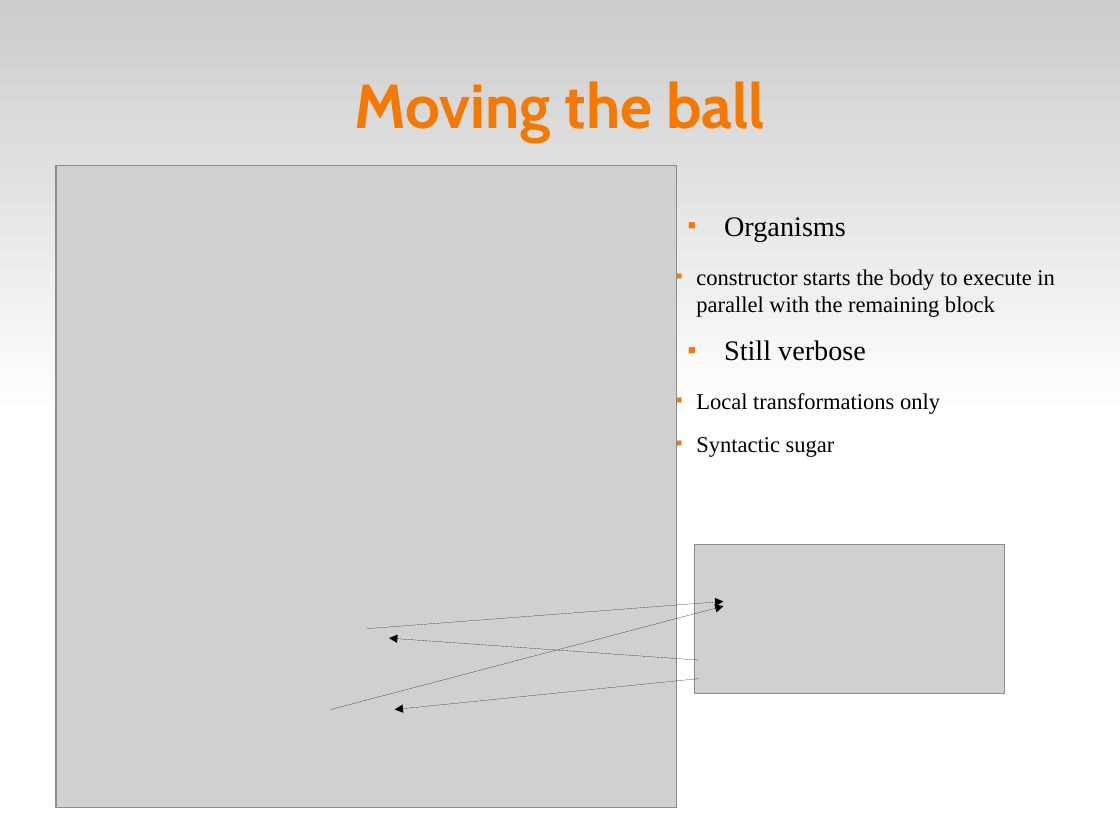
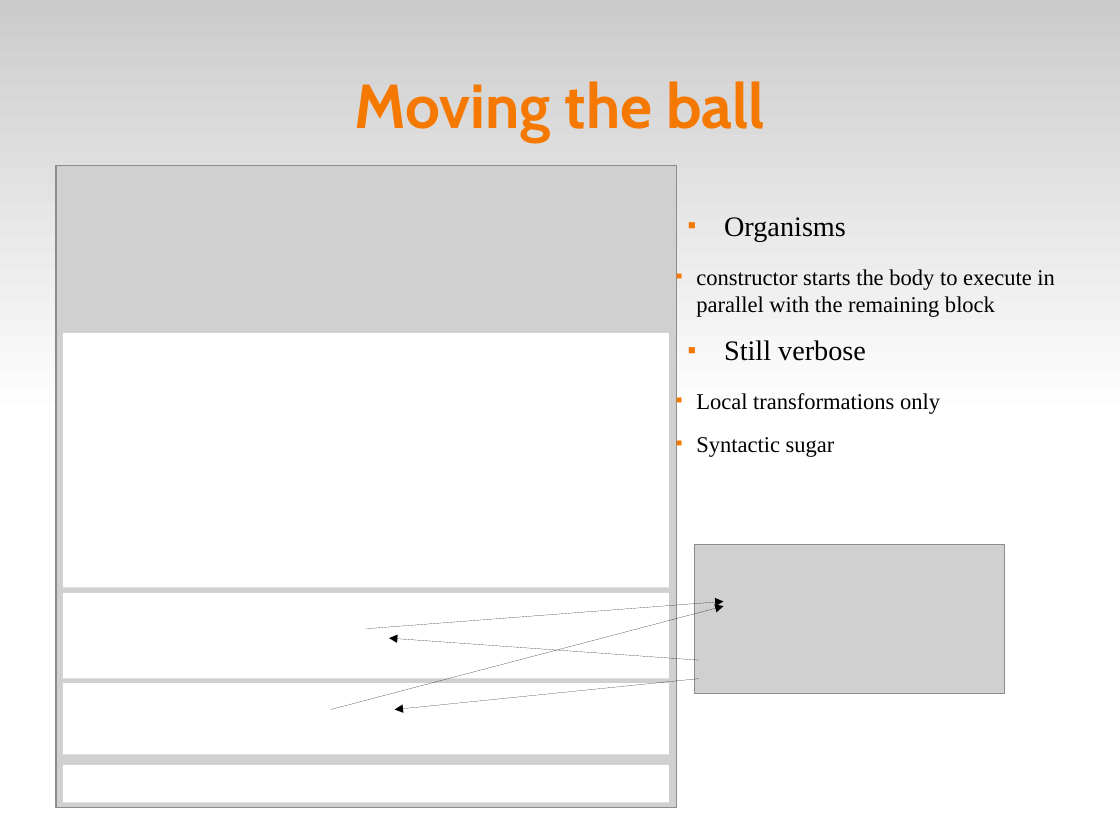
Before and after one commit to fsantanna-no/ceu-docs, a slide deck: slide 9 of ceu_curryon.odp. Drawn at 1120x840 pixels with LibreOffice and Linux fonts; fonts in the diff are those of the drawing; grey boxes stand for pictures. Boxes give left, top, right and bottom in pixels: in the first picture for what was removed or moved away, otherwise in the second. Text is boxed around its words. In the diff, an @@ line names an element or a change of style, - is before the commit and + after.

```diff
--- a/ceu_curryon.odp
+++ b/ceu_curryon.odp
@@ rectangle added at box(63, 333, 669, 587), fill #FFFFFF @@
@@ rectangle added at box(63, 594, 669, 679), fill #FFFFFF @@
@@ rectangle added at box(63, 683, 669, 754), fill #FFFFFF @@
@@ rectangle added at box(63, 765, 669, 803), fill #FFFFFF @@
```
Also in this commit, not shown: 8 other slides changed.
